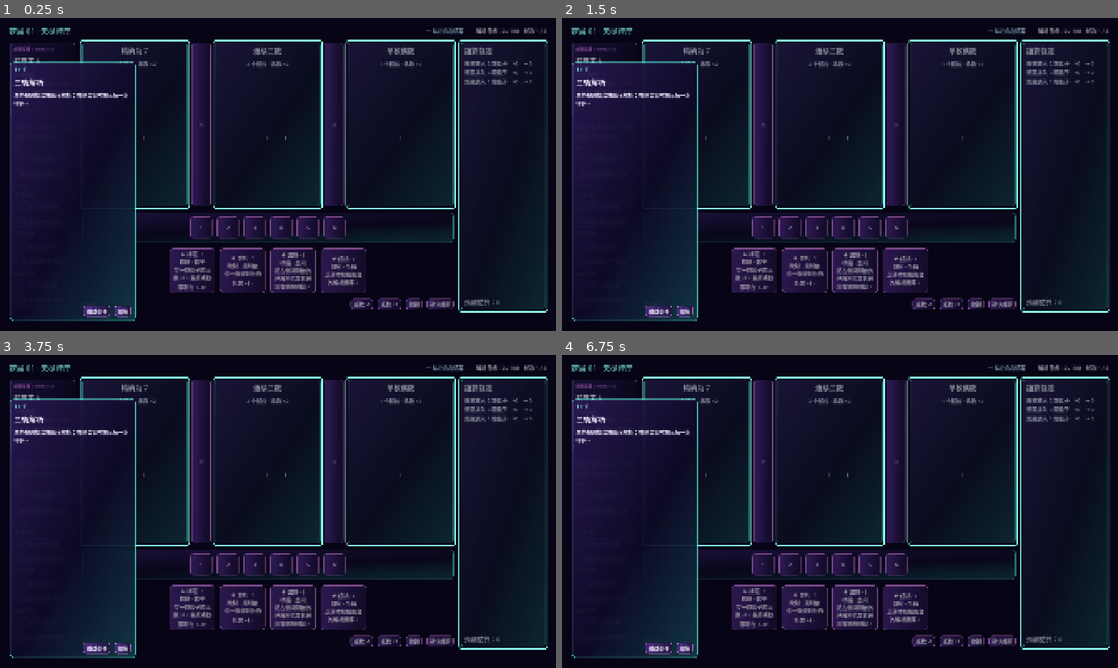
Above: before the commit, frames 1-4 (two rows, left to right).
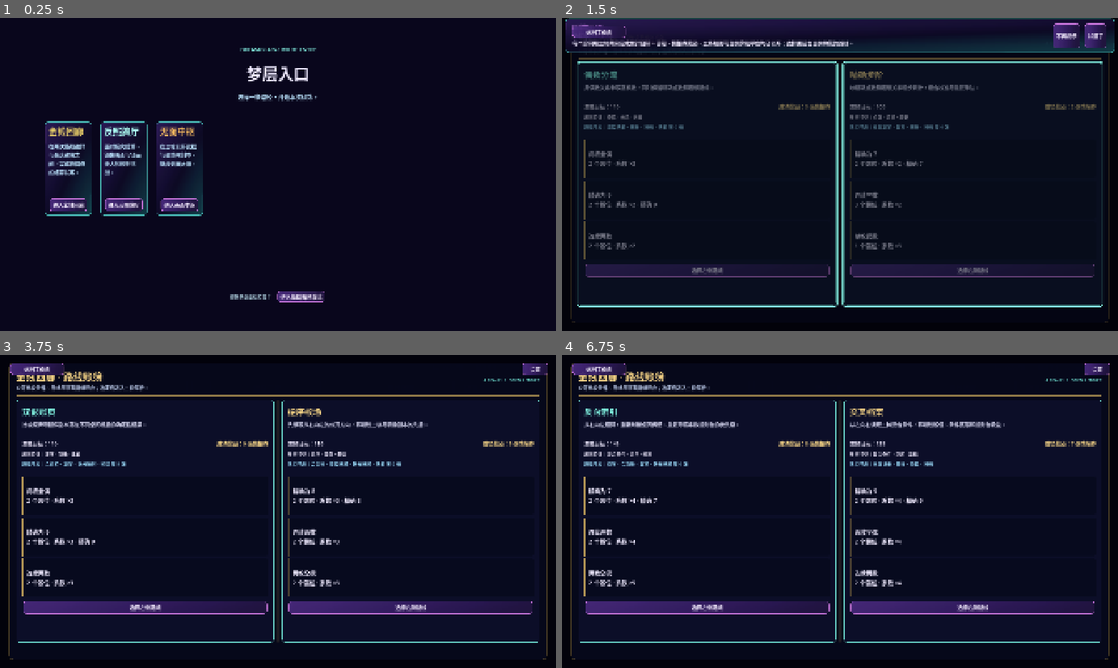
Above: after the commit, the same moments.

Repository: ljq0421/ProjectJoker
Game: Godot game, scene res://scenes/run/main_menu_screen.tscn
Same seed, same stepped clock (60 frames per second), same inputs: the game is played once before the commit and once after it. Before the commit the project starts from res://scenes/run/single_encounter_screen.tscn.
Inputs (mouse positions are in pixels of both pictures, inside the frame that each line leads up to):
- Up to frame 1 (0.25 s): no input
- Up to frame 2 (1.5 s): click (628, 205) at 0.5 s, where only the run after the commit has a clickable "进入金钱回廊"; click "进入反照牌厅" at 1.25 s
- Up to frame 3 (3.75 s): click "进入无面中枢" at 2 s; click (38, 367) at 2.75 s, where only the run after the commit has a clickable "返回主页面"; click "进入反照牌厅" at 3.5 s
- Up to frame 4 (6.75 s): click "进入反照牌厅" at 4.25 s; click "进入无面中枢" at 5 s; click (600, 367) at 5.75 s, where only the run after the commit has a clickable "返回主页面"; click "进入无面中枢" at 6.5 s

The runs differ from the first frame. In frame 1, 25% of the frame differs, in the area x 1-99%, y 3-97%; in frame 2, 32%, in the area x 0-100%, y 0-98%; in frame 3, 24%; in frame 4, 24%.

Commit message:
增加主页面

Diff:
--- a/project.godot
+++ b/project.godot
@@ -11,7 +11,7 @@
 [application]
 
 config/name="project-joker"
-run/main_scene="res://scenes/run/single_encounter_screen.tscn"
+run/main_scene="res://scenes/run/main_menu_screen.tscn"
 config/features=PackedStringArray("4.6", "Mobile")
 config/icon="res://icon.svg"
 
--- a/scenes/run/area_run_screen.tscn
+++ b/scenes/run/area_run_screen.tscn
@@ -22,6 +22,24 @@
 
 [node name="SettingsLayer" parent="." instance=ExtResource("9_settings")]
 unique_name_in_owner = true
+
+[node name="NavigationBar" type="MarginContainer" parent="."]
+layout_mode = 1
+anchors_preset = 0
+offset_left = 32.0
+offset_top = 24.0
+offset_right = 224.0
+offset_bottom = 72.0
+grow_horizontal = 0
+grow_vertical = 0
+z_index = 60
+
+[node name="HomeButton" type="Button" parent="NavigationBar"]
+unique_name_in_owner = true
+custom_minimum_size = Vector2(192, 48)
+layout_mode = 2
+text = "返回主页面"
+tooltip_text = "结束当前区域试炼并返回梦层入口"
 
 [node name="EncounterScreen" parent="." instance=ExtResource("3_encounter")]
 unique_name_in_owner = true
--- /dev/null
+++ b/scenes/run/main_menu_screen.tscn
@@ -0,0 +1,175 @@
+[gd_scene load_steps=3 format=3]
+
+[ext_resource type="Script" path="res://scripts/ui/main_menu_screen.gd" id="1_script"]
+[ext_resource type="Theme" path="res://resources/themes/neon_dream_theme.tres" id="2_theme"]
+
+[node name="MainMenuScreen" type="Control"]
+layout_mode = 3
+anchors_preset = 15
+anchor_right = 1.0
+anchor_bottom = 1.0
+grow_horizontal = 2
+grow_vertical = 2
+theme = ExtResource("2_theme")
+script = ExtResource("1_script")
+
+[node name="Background" type="ColorRect" parent="."]
+layout_mode = 1
+anchors_preset = 15
+anchor_right = 1.0
+anchor_bottom = 1.0
+grow_horizontal = 2
+grow_vertical = 2
+color = Color(0.035, 0.025, 0.11, 1)
+mouse_filter = 2
+
+[node name="SafeArea" type="MarginContainer" parent="."]
+layout_mode = 1
+anchors_preset = 15
+anchor_right = 1.0
+anchor_bottom = 1.0
+offset_left = 152.0
+offset_top = 96.0
+offset_right = -152.0
+offset_bottom = -96.0
+grow_horizontal = 2
+grow_vertical = 2
+
+[node name="Content" type="VBoxContainer" parent="SafeArea"]
+layout_mode = 2
+theme_override_constants/separation = 28
+
+[node name="Eyebrow" type="Label" parent="SafeArea/Content"]
+layout_mode = 2
+text = "DREAM GLASS / ROUTE ENTRY"
+horizontal_alignment = 1
+theme_override_colors/font_color = Color(0.55, 1, 0.94, 1)
+theme_override_font_sizes/font_size = 18
+
+[node name="Title" type="Label" parent="SafeArea/Content"]
+layout_mode = 2
+text = "梦层入口"
+horizontal_alignment = 1
+theme_override_font_sizes/font_size = 54
+
+[node name="Subtitle" type="Label" parent="SafeArea/Content"]
+layout_mode = 2
+text = "选择一条路径，开始本次试炼。"
+horizontal_alignment = 1
+theme_override_colors/font_color = Color(0.74, 0.9, 1, 1)
+theme_override_font_sizes/font_size = 20
+
+[node name="Spacer" type="Control" parent="SafeArea/Content"]
+custom_minimum_size = Vector2(0, 12)
+layout_mode = 2
+
+[node name="RouteGrid" type="GridContainer" parent="SafeArea/Content"]
+layout_mode = 2
+size_flags_vertical = 3
+columns = 3
+theme_override_constants/h_separation = 24
+theme_override_constants/v_separation = 24
+
+[node name="GoldCorridorCard" type="PanelContainer" parent="SafeArea/Content/RouteGrid"]
+custom_minimum_size = Vector2(0, 330)
+layout_mode = 2
+
+[node name="Content" type="VBoxContainer" parent="SafeArea/Content/RouteGrid/GoldCorridorCard"]
+layout_mode = 2
+theme_override_constants/separation = 16
+
+[node name="Title" type="Label" parent="SafeArea/Content/RouteGrid/GoldCorridorCard/Content"]
+layout_mode = 2
+text = "金钱回廊"
+theme_override_colors/font_color = Color(0.88, 0.78, 0.4, 1)
+theme_override_font_sizes/font_size = 30
+
+[node name="Description" type="Label" parent="SafeArea/Content/RouteGrid/GoldCorridorCard/Content"]
+layout_mode = 2
+size_flags_vertical = 3
+text = "在两次路线选择与商店改牌之间，完成铁算盘的结算试炼。"
+autowrap_mode = 2
+theme_override_colors/font_color = Color(0.74, 0.9, 1, 1)
+theme_override_font_sizes/font_size = 18
+
+[node name="GoldCorridorButton" type="Button" parent="SafeArea/Content/RouteGrid/GoldCorridorCard/Content"]
+unique_name_in_owner = true
+custom_minimum_size = Vector2(0, 52)
+layout_mode = 2
+text = "进入金钱回廊"
+tooltip_text = "从金钱回廊的第一组路线开始试炼"
+
+[node name="MirrorHallCard" type="PanelContainer" parent="SafeArea/Content/RouteGrid"]
+custom_minimum_size = Vector2(0, 330)
+layout_mode = 2
+
+[node name="Content" type="VBoxContainer" parent="SafeArea/Content/RouteGrid/MirrorHallCard"]
+layout_mode = 2
+theme_override_constants/separation = 16
+
+[node name="Title" type="Label" parent="SafeArea/Content/RouteGrid/MirrorHallCard/Content"]
+layout_mode = 2
+text = "反照牌厅"
+theme_override_colors/font_color = Color(0.68, 1, 0.96, 1)
+theme_override_font_sizes/font_size = 30
+
+[node name="Description" type="Label" parent="SafeArea/Content/RouteGrid/MirrorHallCard/Content"]
+layout_mode = 2
+size_flags_vertical = 3
+text = "面对反向结算、镜像牌面与镜面夫人的规则挑战。"
+autowrap_mode = 2
+theme_override_colors/font_color = Color(0.74, 0.9, 1, 1)
+theme_override_font_sizes/font_size = 18
+
+[node name="MirrorHallButton" type="Button" parent="SafeArea/Content/RouteGrid/MirrorHallCard/Content"]
+unique_name_in_owner = true
+custom_minimum_size = Vector2(0, 52)
+layout_mode = 2
+text = "进入反照牌厅"
+tooltip_text = "从反照牌厅的第一组路线开始试炼"
+
+[node name="FacelessHubCard" type="PanelContainer" parent="SafeArea/Content/RouteGrid"]
+custom_minimum_size = Vector2(0, 330)
+layout_mode = 2
+
+[node name="Content" type="VBoxContainer" parent="SafeArea/Content/RouteGrid/FacelessHubCard"]
+layout_mode = 2
+theme_override_constants/separation = 16
+
+[node name="Title" type="Label" parent="SafeArea/Content/RouteGrid/FacelessHubCard/Content"]
+layout_mode = 2
+text = "无面中枢"
+theme_override_colors/font_color = Color(1, 0.76, 0.38, 1)
+theme_override_font_sizes/font_size = 30
+
+[node name="Description" type="Label" parent="SafeArea/Content/RouteGrid/FacelessHubCard/Content"]
+layout_mode = 2
+size_flags_vertical = 3
+text = "在三轮公开议程与最终限制中，挑战无面大师。"
+autowrap_mode = 2
+theme_override_colors/font_color = Color(0.74, 0.9, 1, 1)
+theme_override_font_sizes/font_size = 18
+
+[node name="FacelessHubButton" type="Button" parent="SafeArea/Content/RouteGrid/FacelessHubCard/Content"]
+unique_name_in_owner = true
+custom_minimum_size = Vector2(0, 52)
+layout_mode = 2
+text = "进入无面中枢"
+tooltip_text = "从无面中枢的第一组路线开始试炼"
+
+[node name="PracticeRow" type="HBoxContainer" parent="SafeArea/Content"]
+layout_mode = 2
+alignment = 1
+theme_override_constants/separation = 16
+
+[node name="PracticeHint" type="Label" parent="SafeArea/Content/PracticeRow"]
+layout_mode = 2
+text = "想先熟悉基础结算？"
+theme_override_colors/font_color = Color(0.66, 0.78, 0.84, 1)
+theme_override_font_sizes/font_size = 16
+
+[node name="PracticeButton" type="Button" parent="SafeArea/Content/PracticeRow"]
+unique_name_in_owner = true
+layout_mode = 2
+text = "进入基础牌局演练"
+tooltip_text = "进入基础牌局与教学入口"
--- a/scripts/ui/area_run_screen.gd
+++ b/scripts/ui/area_run_screen.gd
@@ -9,12 +9,16 @@
 @onready var route_panel: RouteChoicePanel = %RouteChoicePanel
 @onready var reward_panel: EngravingRewardPanel = %EngravingRewardPanel
 @onready var complete_panel: AreaCompletePanel = %AreaCompletePanel
+@onready var navigation_bar: Control = $NavigationBar
+@onready var home_button: Button = %HomeButton
 
 var area_session: AreaRunSession
 var _configured_area: AreaDefinition
 var _configured_seed := 0
 
 func _ready() -> void:
+	move_child(navigation_bar, get_child_count() - 1)
+	home_button.pressed.connect(_on_home_pressed)
 	encounter_screen.round_committed.connect(_on_round_committed)
 	encounter_screen.card_selected.connect(_after_card_selected)
 	summary_panel.next_round_requested.connect(_on_next_round_requested)
@@ -255,7 +259,10 @@
 func _on_return_requested() -> void:
 	_close_context_hint()
 	SfxAccess.play(self, &"page_transition")
-	get_tree().change_scene_to_file("res://scenes/run/single_encounter_screen.tscn")
+	get_tree().change_scene_to_file("res://scenes/run/main_menu_screen.tscn")
+
+func _on_home_pressed() -> void:
+	_on_return_requested()
 
 func _show_start_error(message: String) -> void:
 	_close_context_hint()
--- /dev/null
+++ b/scripts/ui/main_menu_screen.gd
@@ -0,0 +1,28 @@
+class_name MainMenuScreen
+extends Control
+
+const PRACTICE_SCENE := "res://scenes/run/single_encounter_screen.tscn"
+const GOLD_CORRIDOR_SCENE := "res://scenes/run/gold_corridor_run_screen.tscn"
+const MIRROR_HALL_SCENE := "res://scenes/run/mirror_hall_run_screen.tscn"
+const FACELESS_HUB_SCENE := "res://scenes/run/faceless_hub_run_screen.tscn"
+
+@onready var practice_button: Button = %PracticeButton
+@onready var gold_corridor_button: Button = %GoldCorridorButton
+@onready var mirror_hall_button: Button = %MirrorHallButton
+@onready var faceless_hub_button: Button = %FacelessHubButton
+
+func _ready() -> void:
+	practice_button.pressed.connect(func() -> void: _open_scene(PRACTICE_SCENE))
+	gold_corridor_button.pressed.connect(
+		func() -> void: _open_scene(GOLD_CORRIDOR_SCENE)
+	)
+	mirror_hall_button.pressed.connect(
+		func() -> void: _open_scene(MIRROR_HALL_SCENE)
+	)
+	faceless_hub_button.pressed.connect(
+		func() -> void: _open_scene(FACELESS_HUB_SCENE)
+	)
+
+func _open_scene(scene_path: String) -> void:
+	SfxAccess.play(self, &"page_transition")
+	get_tree().change_scene_to_file(scene_path)
--- a/tests/area_run_ui_contract_test.gd
+++ b/tests/area_run_ui_contract_test.gd
@@ -38,6 +38,7 @@
 			"EngravingRewardPanel",
 			"AreaCompletePanel",
 			"SettingsLayer",
+			"HomeButton",
 		]:
 			assert_true(
 				screen.get_node_or_null("%" + node_name) != null,
--- /dev/null
+++ b/tests/main_menu_ui_contract_test.gd
@@ -0,0 +1,24 @@
+extends "res://tests/test_case.gd"
+
+func run() -> void:
+	assert_equal(
+		ProjectSettings.get_setting("application/run/main_scene"),
+		"res://scenes/run/main_menu_screen.tscn",
+		"project should start at the dedicated main menu"
+	)
+	var packed := load("res://scenes/run/main_menu_screen.tscn")
+	assert_true(packed != null, "main menu scene should load")
+	if packed == null:
+		return
+	var menu: Control = packed.instantiate()
+	for node_name in [
+		"PracticeButton",
+		"GoldCorridorButton",
+		"MirrorHallButton",
+		"FacelessHubButton",
+	]:
+		var button := menu.get_node_or_null("%" + node_name) as Button
+		assert_true(button != null, "main menu should expose %s" % node_name)
+		if button != null:
+			assert_false(button.text.is_empty(), "%s needs visible copy" % node_name)
+	menu.free()
--- /dev/null
+++ b/tests/main_navigation_input_self_check.gd
@@ -0,0 +1,92 @@
+extends SceneTree
+
+var _failed := false
+var _pointer_position := Vector2.ZERO
+
+func _initialize() -> void:
+	call_deferred("_run")
+
+func _run() -> void:
+	root.size = Vector2i(1920, 1080)
+	change_scene_to_file("res://scenes/run/main_menu_screen.tscn")
+	await _settle()
+	for route in [
+		{
+			"button": "GoldCorridorButton",
+			"screen": GoldCorridorRunScreen,
+		},
+		{
+			"button": "MirrorHallButton",
+			"screen": MirrorHallRunScreen,
+		},
+		{
+			"button": "FacelessHubButton",
+			"screen": FacelessHubRunScreen,
+		},
+	]:
+		var menu := current_scene
+		_assert(
+			menu != null
+			and menu.scene_file_path == "res://scenes/run/main_menu_screen.tscn",
+			"main menu should be current before opening a route"
+		)
+		if menu == null:
+			break
+		var entry_button := menu.get_node("%" + route.button) as Button
+		await _click(entry_button)
+		await _settle()
+		var area := current_scene as AreaRunScreen
+		_assert(
+			area != null and is_instance_of(area, route.screen),
+			"%s should open its requested area" % route.button
+		)
+		if area == null:
+			break
+		await _click(area.get_node("%HomeButton") as Button)
+		await _settle()
+		_assert(
+			current_scene != null
+			and current_scene.scene_file_path == "res://scenes/run/main_menu_screen.tscn",
+			"HomeButton should return each area to the main menu"
+		)
+
+	if _failed:
+		quit(1)
+	else:
+		print("MAIN NAVIGATION INPUT SELF CHECK PASSED")
+		quit(0)
+
+func _settle() -> void:
+	await process_frame
+	await process_frame
+	await process_frame
+
+func _click(control: Control) -> void:
+	_assert(control != null, "navigation click target should exist")
+	if control == null:
+		return
+	var point := control.get_global_rect().get_center()
+	var motion := InputEventMouseMotion.new()
+	motion.position = point
+	motion.relative = point - _pointer_position
+	root.push_input(motion, true)
+	_pointer_position = point
+	await process_frame
+	var press := InputEventMouseButton.new()
+	press.button_index = MOUSE_BUTTON_LEFT
+	press.pressed = true
+	press.position = point
+	root.push_input(press, true)
+	await process_frame
+	var release := InputEventMouseButton.new()
+	release.button_index = MOUSE_BUTTON_LEFT
+	release.pressed = false
+	release.position = point
+	root.push_input(release, true)
+	await process_frame
+
+func _assert(condition: bool, message: String) -> void:
+	if condition:
+		return
+	_failed = true
+	push_error(message)
--- a/tests/mirror_hall_input_self_check.gd
+++ b/tests/mirror_hall_input_self_check.gd
@@ -59,8 +59,8 @@
 	_assert(
 		current_scene != null
 		and current_scene.scene_file_path
-			== "res://scenes/run/single_encounter_screen.tscn",
-		"return button should open the entry encounter"
+			== "res://scenes/run/main_menu_screen.tscn",
+		"return button should open the main menu"
 	)
 
 	if _failed:
Not shown, added: scripts/ui/main_menu_screen.gd.uid
Not shown, added: tests/main_menu_ui_contract_test.gd.uid
Not shown, added: tests/main_navigation_input_self_check.gd.uid
